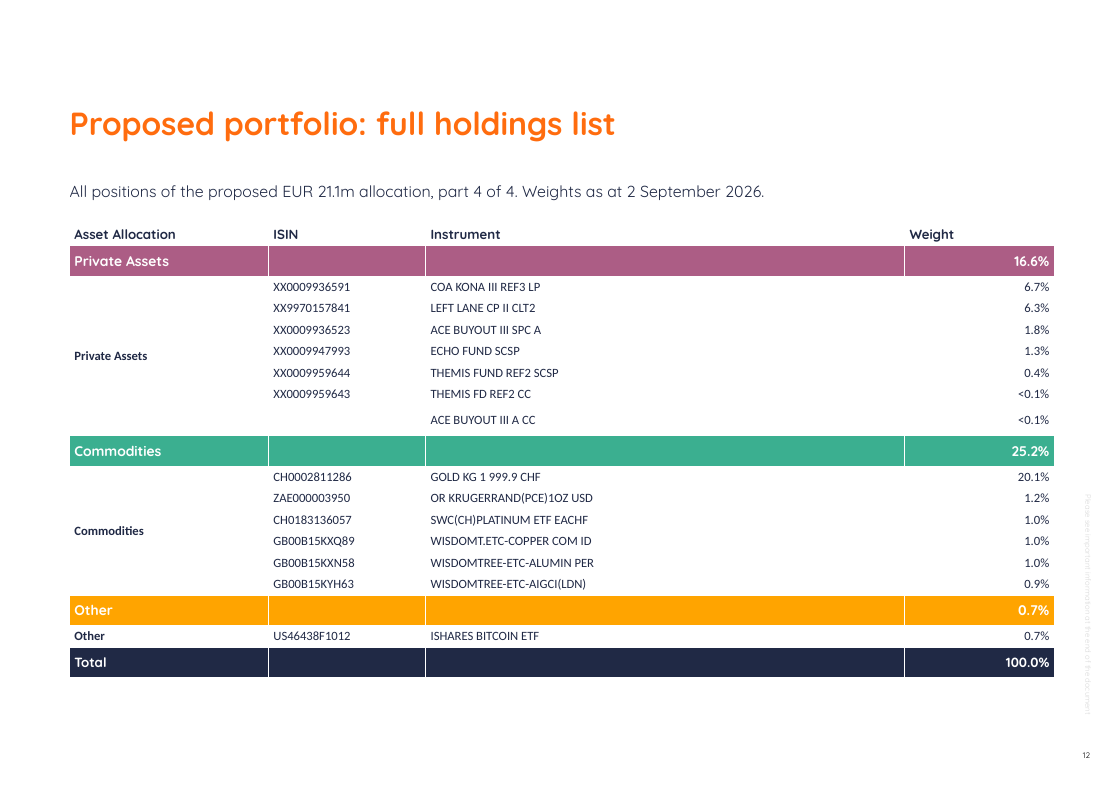
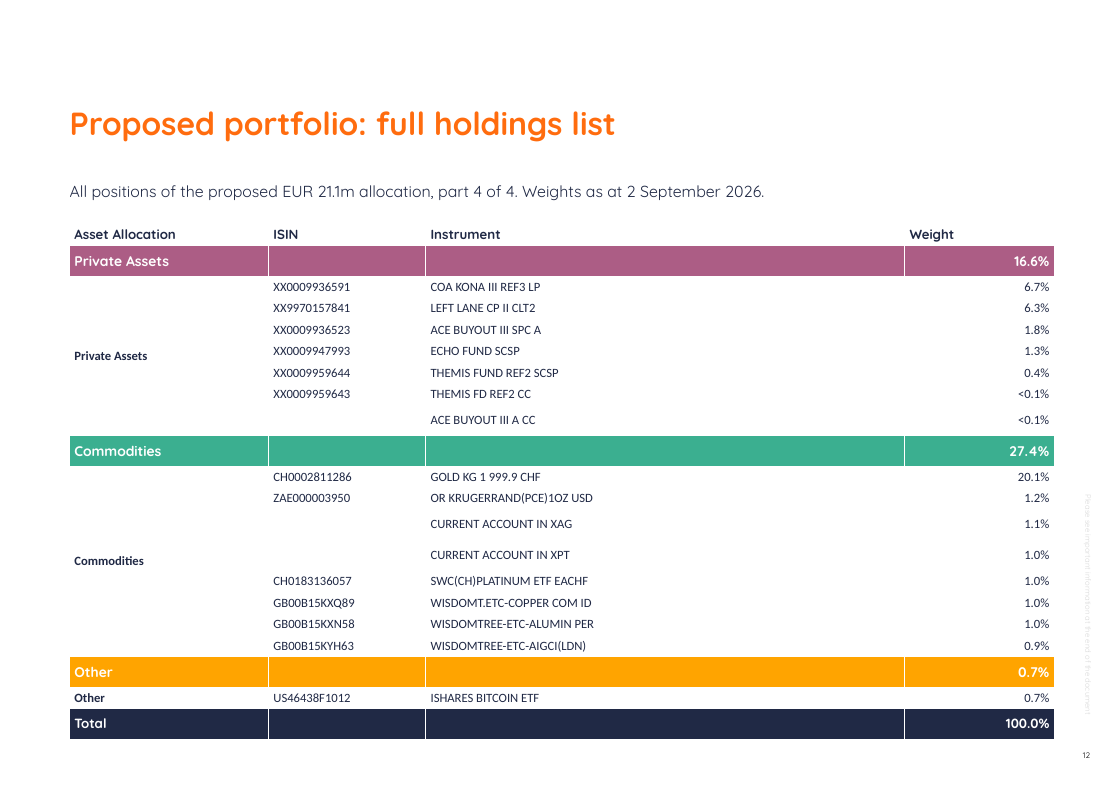
Before and after one commit to jb-db05/Investment_Proposal, a slide deck: slide 12 of Investment Proposal - Growth - August 2026.pptx. Drawn at 1120x792 pixels with LibreOffice and Linux fonts; fonts in the diff are those of the drawing; background and template pictures are left out. Boxes give left, top, right and bottom in pixels: in the first picture for what was removed or moved away, otherwise in the second. Text is boxed around its words. In the diff, an @@ line names an element or a change of style, - is before the commit and + after.

```diff
--- a/Investment Proposal - Growth - August 2026.pptx
+++ b/Investment Proposal - Growth - August 2026.pptx
@@ table at box(70, 224, 1055, 732) @@
-row 10, column 4: 25.2%
+row 10, column 4: 27.4%
+row 13:  |  | CURRENT ACCOUNT IN XAG | 1.1%
+row 14:  |  | CURRENT ACCOUNT IN XPT | 1.0%
```
Also in this commit, not shown: 6 other slides changed, 7 other files.
